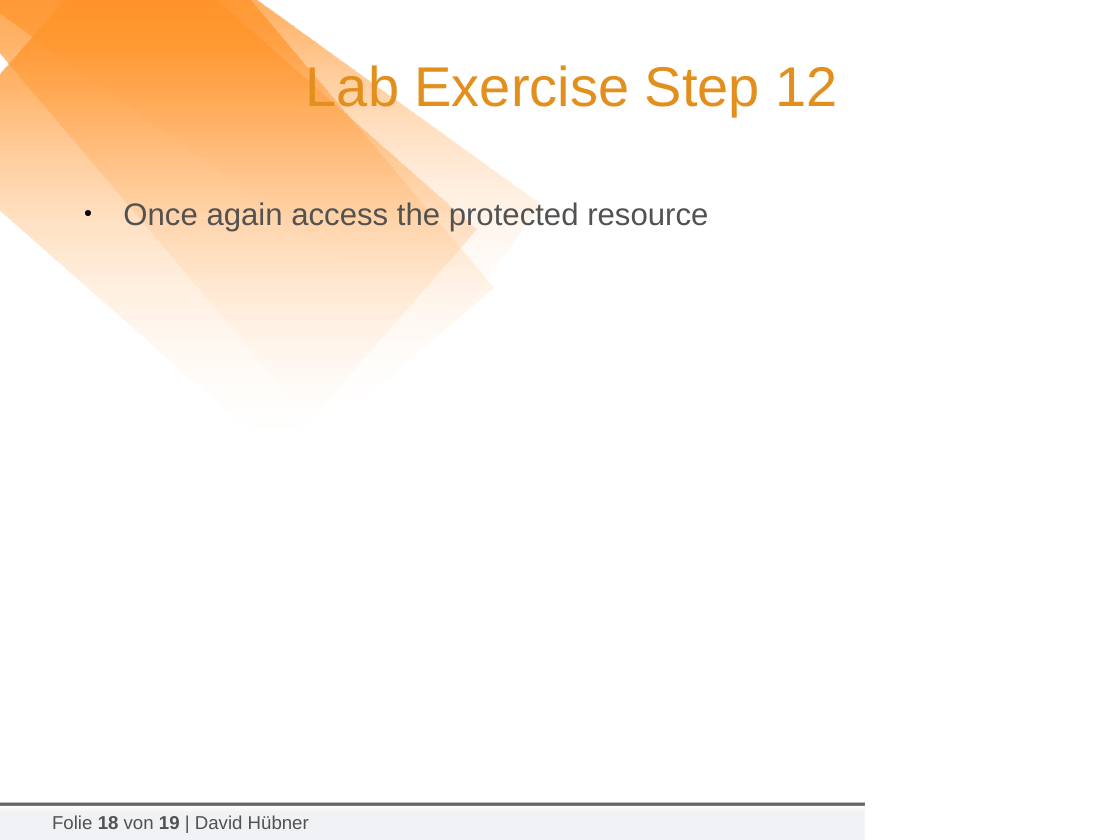
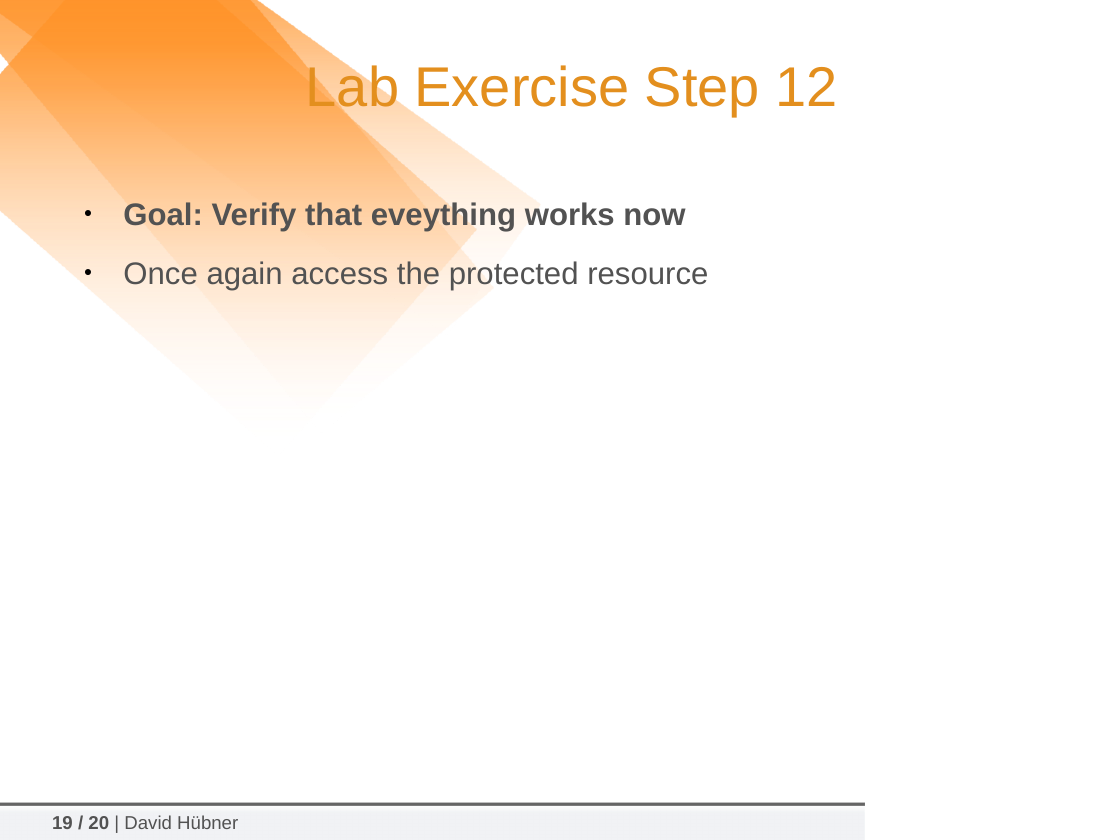
Before and after one commit to tiime2018/lab1, a slide deck: slide 19 of slides/2018-02-06_TIIME-Shibboleth-07-Hands-On.odp (slide 18 before the commit). Drawn at 1120x840 pixels with LibreOffice and Linux fonts; fonts in the diff are those of the drawing; background and template pictures are left out. Boxes give left, top, right and bottom in pixels: in the first picture for what was removed or moved away, otherwise in the second. Text is boxed around its words. In the diff, an @@ line names an element or a change of style, - is before the commit and + after.

```diff
--- a/slides/2018-02-06_TIIME-Shibboleth-07-Hands-On.odp
+++ b/slides/2018-02-06_TIIME-Shibboleth-07-Hands-On.odp
@@ text at [123,200,685,231]: paragraph added @@
+● Goal: Verify that eveything works now
@@ text at [52,815,238,829]: text changed @@
-Folie 18 von 19 | David Hübner
+19 / 20 | David Hübner
```
Also in this commit, not shown: 15 other slides changed, 1 slide added, 1 other file.
